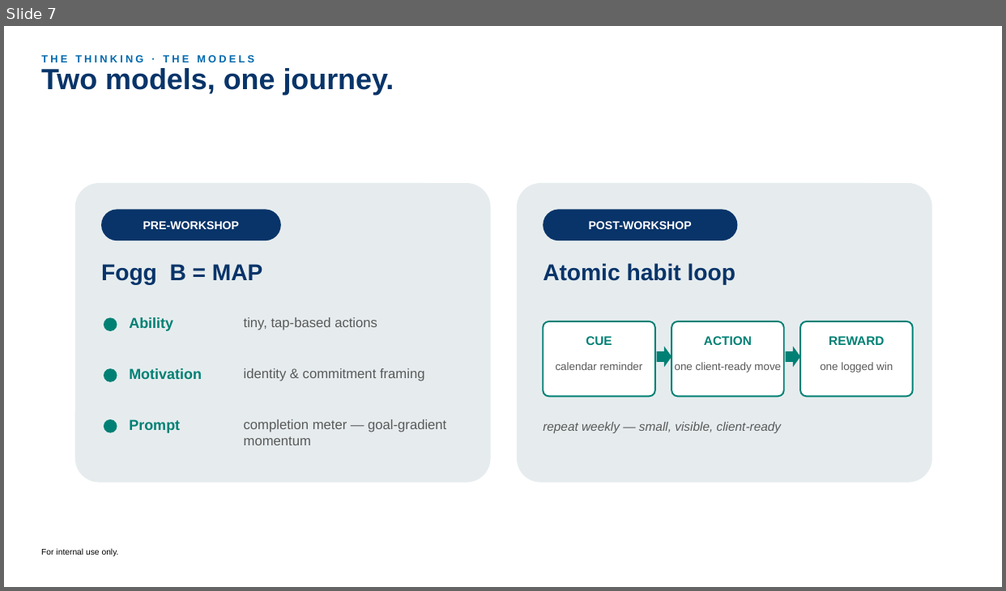
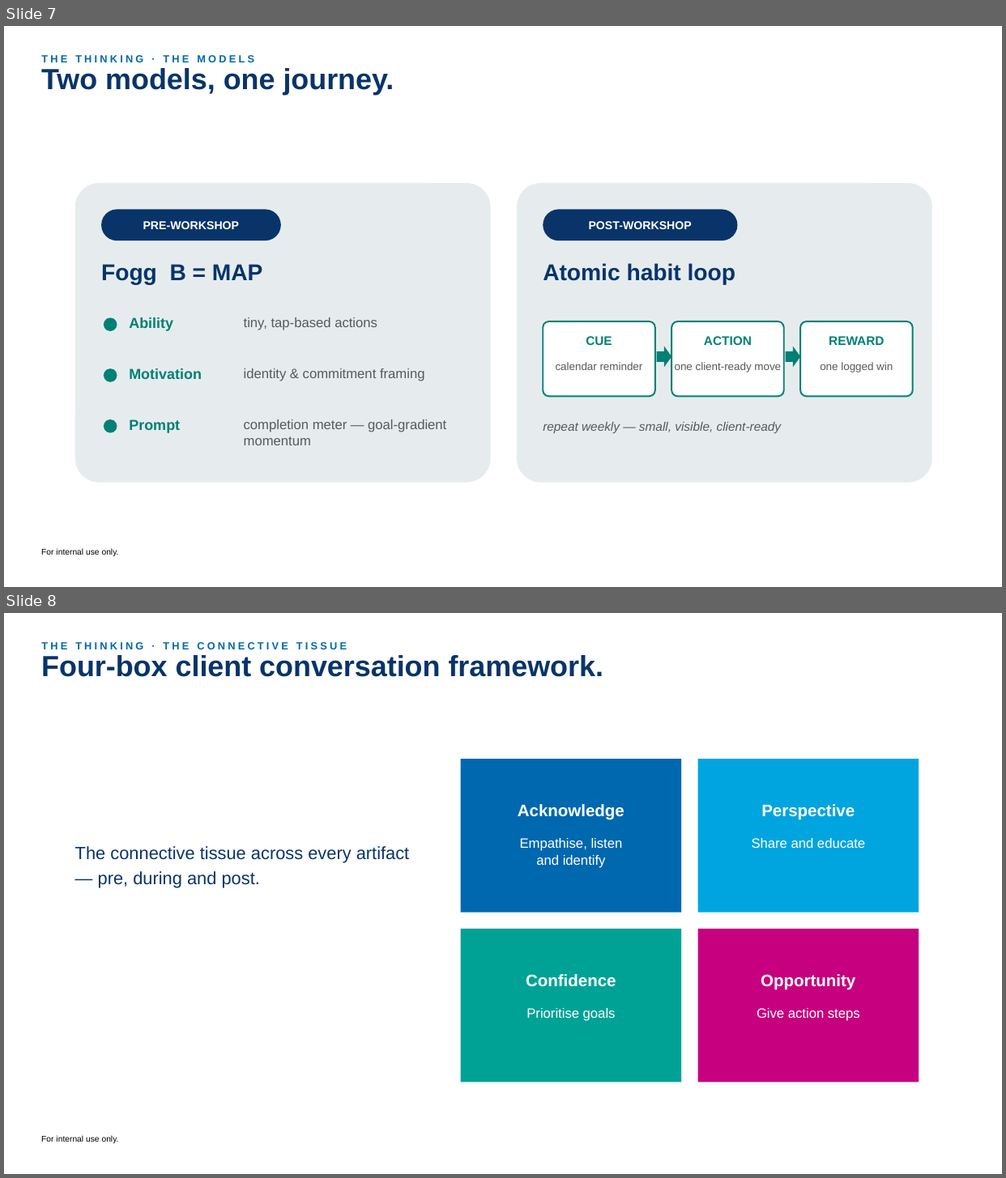
Before and after one commit to cheesin30/decisionframework, a slide deck: outputs/LTI_Learning_Experience_Capital_Learning.pptx. Shown one above the other, each under a label of ours: slide 7 before the commit, slides 7 and 8 after it. The pictures are 1006x591 and 1006x1178 pixels, drawn with LibreOffice and Linux fonts; fonts in the diff are those of the drawing. Boxes give left, top, right and bottom in pixels: in the first picture for what was removed or moved away, otherwise in the second. Text is boxed around its words. In the diff, an @@ line names an element or a change of style, - is before the commit and + after.

```diff
--- a/outputs/LTI_Learning_Experience_Capital_Learning.pptx
+++ b/outputs/LTI_Learning_Experience_Capital_Learning.pptx
@@ slide 8 added at (4,613,1002,1174), background #FFFFFF; not listed: 1 template element that a slide beside it also shows @@
@@ title added at (41,655,603,677), 28 pt, text #083469, bold @@
+Four-box client conversation framework.
@@ text added at (41,642,347,649), 10 pt, text #0068AE, bold @@
+THE THINKING · THE CONNECTIVE TISSUE
@@ rectangle added at (461,759,681,913), fill #0068AE @@
@@ rectangle added at (698,759,918,913), fill #00A5DF @@
@@ text added at (518,804,624,820), 16 pt, text #FFFFFF, bold @@
+Acknowledge
@@ text added at (761,804,854,820), 16 pt, text #FFFFFF, bold @@
+Perspective
@@ text added at (75,846,410,888), 17 pt, text #083469 @@
+The connective tissue across every artifact — pre, during and post.
@@ text added at (520,838,623,868), 13 pt, text #FFFFFF @@
+Empathise, listen
+and identify
@@ text added at (752,838,865,848), 13 pt, text #FFFFFF @@
+Share and educate
@@ rectangle added at (461,929,681,1082), fill #00A296 @@
@@ rectangle added at (698,929,918,1082), fill #C6007E @@
@@ text added at (526,974,616,987), 16 pt, text #FFFFFF, bold @@
+Confidence
@@ text added at (761,974,855,990), 16 pt, text #FFFFFF, bold @@
+Opportunity
@@ text added at (526,1008,616,1021), 13 pt, text #FFFFFF @@
+Prioritise goals
@@ text added at (756,1008,860,1021), 13 pt, text #FFFFFF @@
+Give action steps
```
Also in this commit, not shown: 4 slides changed, 2 other slides added, 4 slides removed.
